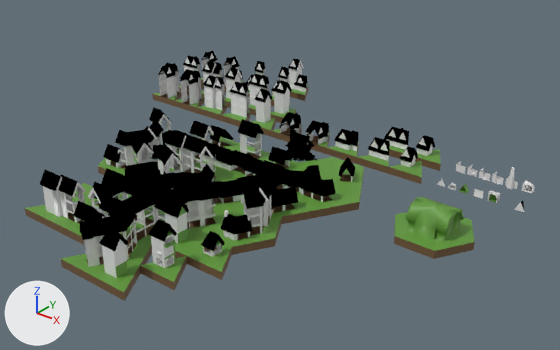
One commit to the Blender file Peces/Tiles/Models/Cases_v02.blend: the scene before it, then after it.
Both versions are drawn from a 50 mm lens placed at (-3.18, -24.07, 8.71), pointed at (-15.15, -9.1, -0.58). The lights are fixed; the arrows at lower left show +X, +Y and +Z.

Script lines for the objects in view, before the commit:
```python
ob_terra_01_127 = bpy.data.objects.new('Terra_01.127', me_malla_009)
ob_terra_01_127.location = (-10.0, -10.0, 0.0)
ob_terra_01_127.rotation_euler = (1.571, 0.0, 0.0)  # degrees (90, 0, 0)
ob_terra_01_128 = bpy.data.objects.new('Terra_01.128', me_malla_009)
ob_terra_01_128.location = (-10.0, -10.0, 0.0)
ob_terra_01_128.rotation_euler = (1.571, 0.0, -3.142)  # degrees (90, 0, -180)
ob_terra_01_131 = bpy.data.objects.new('Terra_01.131', me_malla_011)
ob_terra_01_131.location = (-10.5, -9.13, 0.0)
ob_terra_01_131.rotation_euler = (1.571, 0.0, 0.0)  # degrees (90, 0, 0)
ob_terra_01_136 = bpy.data.objects.new('Terra_01.136', me_malla_011)
ob_terra_01_136.location = (-10.5, -10.87, 0.0)
ob_terra_01_136.rotation_euler = (1.571, 0.0, -3.142)  # degrees (90, 0, -180)
ob_terra_01_136.scale = (-1.0, 1.0, 1.0)
ob_terra_01_139 = bpy.data.objects.new('Terra_01.139', me_malla_011)
ob_terra_01_139.location = (-9.5, -10.87, 0.0)
ob_terra_01_139.rotation_euler = (1.571, 0.0, -3.142)  # degrees (90, 0, -180)
ob_terra_01_140 = bpy.data.objects.new('Terra_01.140', me_malla_011)
ob_terra_01_140.location = (-9.5, -9.13, 0.0)
ob_terra_01_140.rotation_euler = (1.571, 0.0, 0.0)  # degrees (90, 0, 0)
ob_terra_01_140.scale = (-1.0, 1.0, 1.0)
ob_terra_01_154 = bpy.data.objects.new('Terra_01.154', me_malla_040)
ob_terra_01_154.location = (-14.5, -14.33, 0.0)
ob_terra_01_154.rotation_euler = (1.571, 0.0, 9.425)  # degrees (90, 0, 180)
ob_terra_01_154.scale = (-1.0, 1.0, 1.0)
# me_malla_009
# before: 0 (0.0, 0.0, 0.0), 6 (0.125, 0.0, 0.217), 9 (-0.125, 0.0, 0.217), 12 (-0.25, 0.0, 0.433) at pixel (414, 231), 13 (0.25, 0.0, 0.433) at pixel (434, 239)
# before: 14 (-0.25, 0.25, 0.433) at pixel (415, 222), 16 (0.0, 0.6, 0.0) at pixel (436, 204), 17 (0.25, 0.25, 0.433) at pixel (435, 229), 18 (0.156, 0.525, 0.271) at pixel (436, 214), 19 (-0.156, 0.525, 0.271) at pixel (423, 209)
# also in view: 'Pis_Interseccio_PE_PE_PE' at (-20.0, -7.43, 0.4); 'Terra_01.092' at (-14.0, -13.03, 0.4); 'Prova1' at (-13.0, -13.9, 0.15); 'Casa_Adossada_Simetrica_DE' at (-13.0, -7.43, 0.15); 'Terra_01.074' at (-16.5, -11.3, 0.4)
```
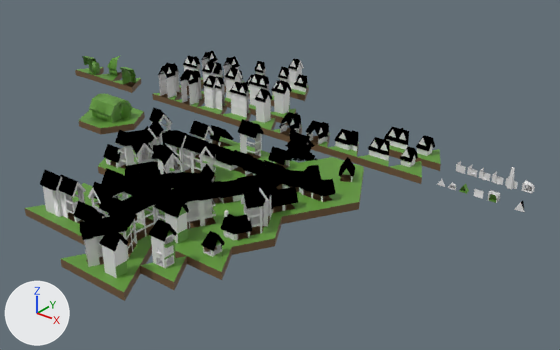
What differs and where, as boxes (x1, y1, x2, y2) in the pictures (560 x 350 px; the box of a moved part takes in the faces that stretch with it):
'Terra_01.139', reshaped, moved (14% narrower, 32% shorter): before (434, 204, 475, 259); after (100, 97, 135, 134)
'Terra_01.127', reshaped, moved: before (394, 205, 436, 259); after (79, 97, 110, 134)
'Terra_01.136', reshaped, moved: before (394, 198, 436, 236); after (79, 94, 109, 120)
'Terra_01.140', deleted (green): before (437, 204, 475, 242)
'Granja_Cul', added: after (112, 67, 141, 93)
'Granja_Porta', added: after (75, 56, 104, 81)
'Granja_Costat', added: after (93, 56, 122, 87)
'Terra_01.144', added: after (111, 97, 145, 129)
'Terra_01.131', reshaped, moved: before (395, 197, 436, 218); after (101, 94, 112, 97)
'Terra_01.128', reshaped, moved: before (435, 201, 470, 222); after (112, 96, 144, 113)
part 1 of me_malla_011, built on: before (395, 212, 475, 246); after (77, 58, 100, 116)
part 2 of me_malla_009, moved or reshaped: before (396, 218, 470, 251); after (79, 67, 144, 128)

The change, as a diff of the scene's bpy script:
```diff
--- a/Peces/Tiles/Models/Cases_v02.blend.py
+++ b/Peces/Tiles/Models/Cases_v02.blend.py
@@ me_malla_009 @@
 me_malla_009.from_pydata(...)  # 20 vertices, 22 faces; spans x -0.5..0.5, y -0.2..0.6, z 0.0..0.866
 # used by ob_terra_01_127; location = (-10.0, -10.0, 0.0); rotation_euler = (1.571, 0.0, 0.0), in degrees (90, 0, 0)
 # verts and faces of me_malla_009; kept vertices keep their numbers, new ones are numbered from 20
+# me_malla_009 part 2
+delete_faces([(12, 13, 17, 14), (0, 16, 18, 17, 13, 6), (0, 9, 12, 14, 19, 16)])
+verts[12] = (-0.219, 0.0, 0.379)  # moved, pixel (97, 117)
+verts[13] = (0.219, 0.0, 0.379)  # moved, pixel (106, 121)
+verts[20] = (-0.219, 0.2, 0.379)  # pixel (96, 111)
+verts[21] = (0.219, 0.2, 0.379)  # pixel (106, 114)
+faces += [(14, 20, 21, 17), (12, 13, 21, 20)]  # mat_terra_001 (green #62993b)
 me_malla_009.materials.append(mat_terra_001)
@@ me_malla_011 @@
 # used by ob_terra_01_131; location = (-10.5, -9.13, 0.0); rotation_euler = (1.571, 0.0, 0.0), in degrees (90, 0, 0)
-me_malla_011.from_pydata(...)  # 33 vertices, 35 faces; spans x -0.5..0.5, y -0.2..0.6, z 0.0..0.866
+me_malla_011.from_pydata(...)  # 47 vertices, 41 faces; spans x -0.5..0.503, y -0.2..0.6, z 0.0..0.866
+# me_malla_011 part 1
+# 6 faces are deleted
+# 14 vertices are added at x 0.05..0.503, y 0.0..0.531, z 0.556..0.866
+# 12 new faces join them, mat_terra_001 (green #62993b)
 me_malla_011.materials.append(mat_terra_001)
@@ ob_terra_01_127 @@
 ob_terra_01_127 = bpy.data.objects.new('Terra_01.127', me_malla_009)
-ob_terra_01_127.location = (-10.0, -10.0, 0.0)
+ob_terra_01_127.location = (-21.0, -10.0, 0.0)
 ob_terra_01_127.rotation_euler = (1.571, 0.0, 0.0)  # degrees (90, 0, 0)
@@ ob_terra_01_128 @@
 ob_terra_01_128 = bpy.data.objects.new('Terra_01.128', me_malla_009)
-ob_terra_01_128.location = (-10.0, -10.0, 0.0)
+ob_terra_01_128.location = (-21.0, -10.0, 0.0)
 ob_terra_01_128.rotation_euler = (1.571, 0.0, -3.142)  # degrees (90, 0, -180)
@@ ob_terra_01_131 @@
 ob_terra_01_131 = bpy.data.objects.new('Terra_01.131', me_malla_011)
-ob_terra_01_131.location = (-10.5, -9.13, 0.0)
+ob_terra_01_131.location = (-21.5, -9.13, 0.0)
 ob_terra_01_131.rotation_euler = (1.571, 0.0, 0.0)  # degrees (90, 0, 0)
@@ ob_terra_01_136 @@
 ob_terra_01_136 = bpy.data.objects.new('Terra_01.136', me_malla_011)
-ob_terra_01_136.location = (-10.5, -10.87, 0.0)
+ob_terra_01_136.location = (-21.5, -10.87, 0.0)
 ob_terra_01_136.rotation_euler = (1.571, 0.0, -3.142)  # degrees (90, 0, -180)
@@ ob_terra_01_139 @@
 ob_terra_01_139 = bpy.data.objects.new('Terra_01.139', me_malla_011)
-ob_terra_01_139.location = (-9.5, -10.87, 0.0)
+ob_terra_01_139.location = (-20.5, -10.87, 0.0)
 ob_terra_01_139.rotation_euler = (1.571, 0.0, -3.142)  # degrees (90, 0, -180)
@@ ob_terra_01_140 @@
-ob_terra_01_140 = bpy.data.objects.new('Terra_01.140', me_malla_011)
@@ ob_terra_01_144 @@
+ob_terra_01_144 = bpy.data.objects.new('Terra_01.144', me_malla_012)  # 33 vertices, 31 faces; spans x -0.5..0.5, y -0.2..0.6, z 0.0..0.866; in mat_terra_001 (green #62993b), mat_sota_terra_001 (brown #72593a)
+ob_terra_01_144.location = (-20.5, -9.13, 0.0)
+ob_terra_01_144.rotation_euler = (1.571, 0.0, 0.0)  # degrees (90, 0, 0)
+ob_terra_01_144.scale = (-1.0, 1.0, 1.0)
@@ ob_granja_cul @@
+ob_granja_cul = bpy.data.objects.new('Granja_Cul', me_malla_012)  # 33 vertices, 31 faces; spans x -0.5..0.5, y -0.2..0.6, z 0.0..0.866; in mat_terra_001 (green #62993b), mat_sota_terra_001 (brown #72593a)
+ob_granja_cul.location = (-23.0, -7.0, 0.0)
+ob_granja_cul.rotation_euler = (1.571, 0.0, 0.0)  # degrees (90, 0, 0)
@@ ob_granja_costat @@
+ob_granja_costat = bpy.data.objects.new('Granja_Costat', me_malla_009)
+ob_granja_costat.location = (-24.0, -7.0, 0.0)
+ob_granja_costat.rotation_euler = (1.571, 0.0, 0.0)  # degrees (90, 0, 0)
@@ ob_granja_porta @@
+ob_granja_porta = bpy.data.objects.new('Granja_Porta', me_malla_011)
+ob_granja_porta.location = (-25.0, -7.0, 0.0)
+ob_granja_porta.rotation_euler = (1.571, 0.0, 0.0)  # degrees (90, 0, 0)
```
